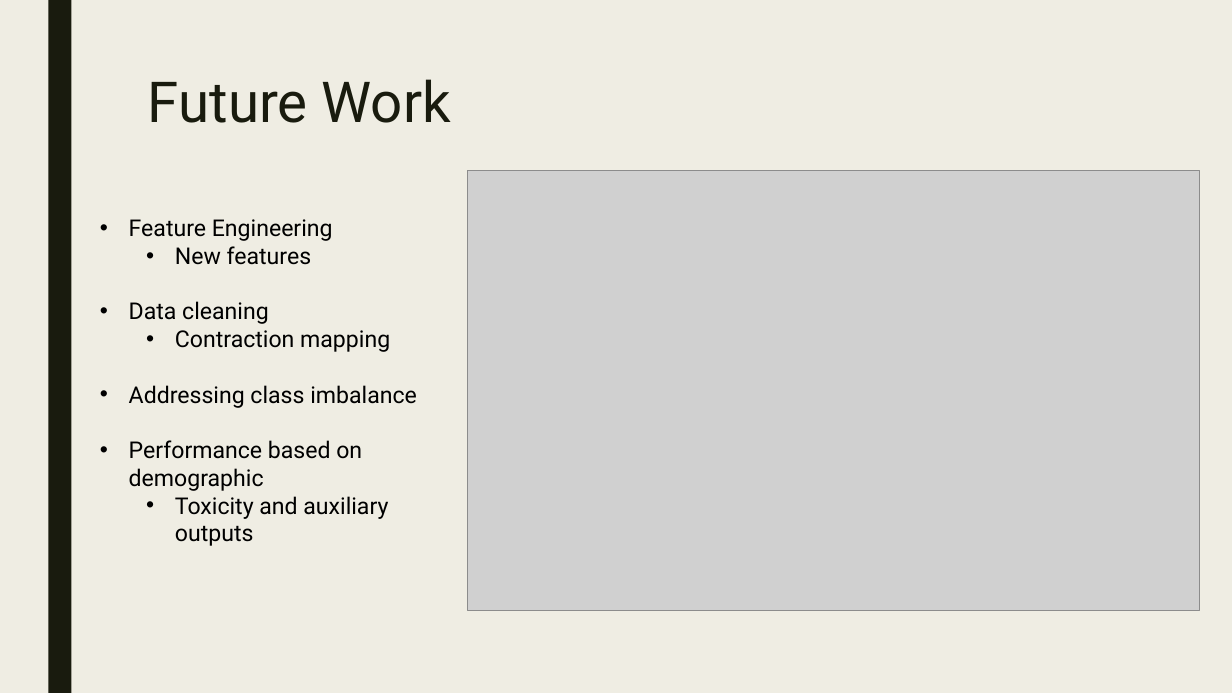
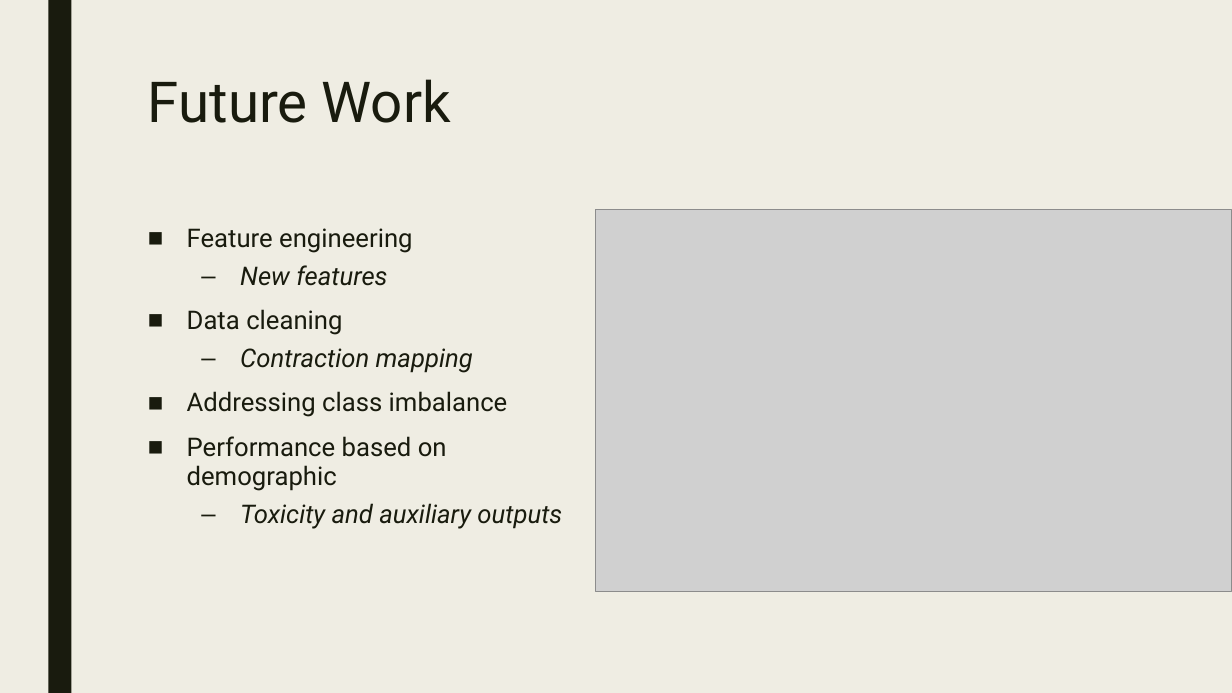
Before and after one commit to jsakhnin/NLPmodule, a slide deck: slide 17 of NLP_presentation.pptx. Drawn at 1232x693 pixels with LibreOffice and Linux fonts; fonts in the diff are those of the drawing; grey boxes stand for pictures. Boxes give left, top, right and bottom in pixels: in the first picture for what was removed or moved away, otherwise in the second. Text is boxed around its words. In the diff, an @@ line names an element or a change of style, - is before the commit and + after.

Commit message:
Fixes some formatting for the presentation.

```diff
--- a/NLP_presentation.pptx
+++ b/NLP_presentation.pptx
@@ text "Feature engineering" moved from (x1=129, y1=219, x2=417, y2=546) to (x1=187, y1=228, x2=562, y2=529) @@
@@ text at (x1=187, y1=228, x2=412, y2=253): text changed; size 18 to 20 pt; text colour #000000 to #191B0E @@
-• Feature Engineering
+■ Feature engineering
@@ picture resized from (x1=468, y1=171, x2=1201, y2=611) to (x1=596, y1=210, x2=1232, y2=592) @@
@@ text at (x1=187, y1=265, x2=562, y2=529): size 18 to 20 pt, text colour #000000 to #191B0E in "New features", "Data cleaning", "Contraction mapping", "Addressing class imbalance" and 2 more places; italic on in "New features", "Contraction mapping", "Toxicity and auxiliary outputs"; bullet • to –; line spacing 1 to 0.94; more space between paragraphs; bullet • to ■ @@
```
Also in this commit, not shown: 7 other slides changed, 1 slide added, 1 slide removed.
